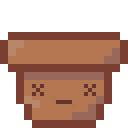
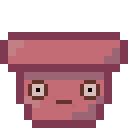
Layered file, before and after one edit (128 × 128). Changes by layer:
showed group "neutral" (3 layers) over bbox(28, 80, 100, 108)
showed group "sad" (3 layers) over bbox(28, 80, 100, 112)
added layer "hurt pot" above "pot" over bbox(0, 32, 128, 128)
